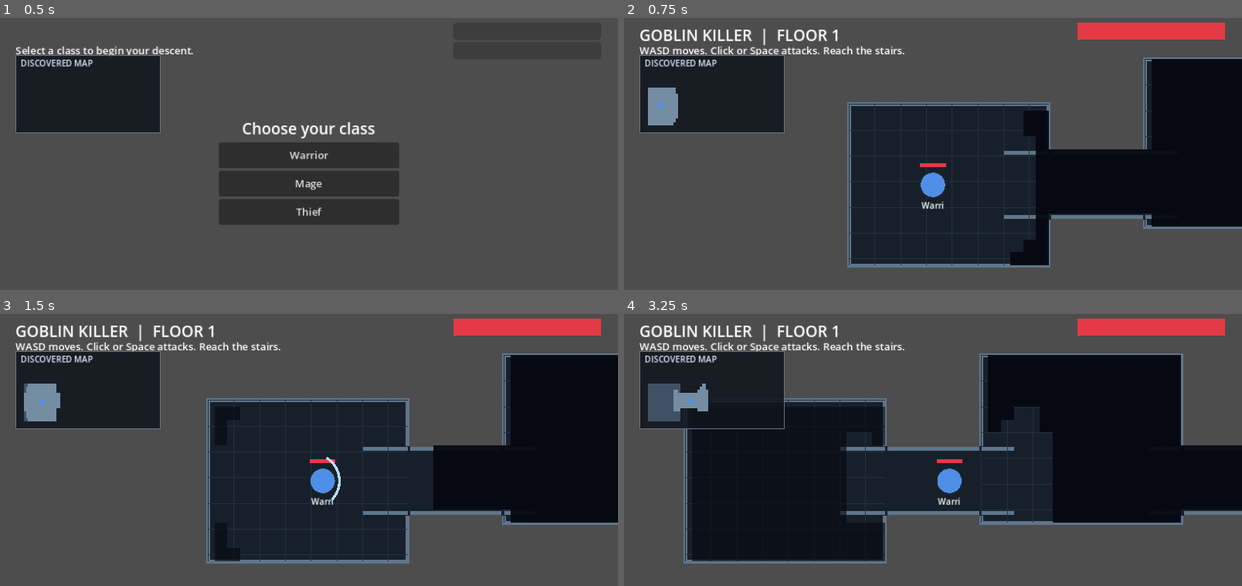
Above: before the commit, frames 1-4 (two rows, left to right).
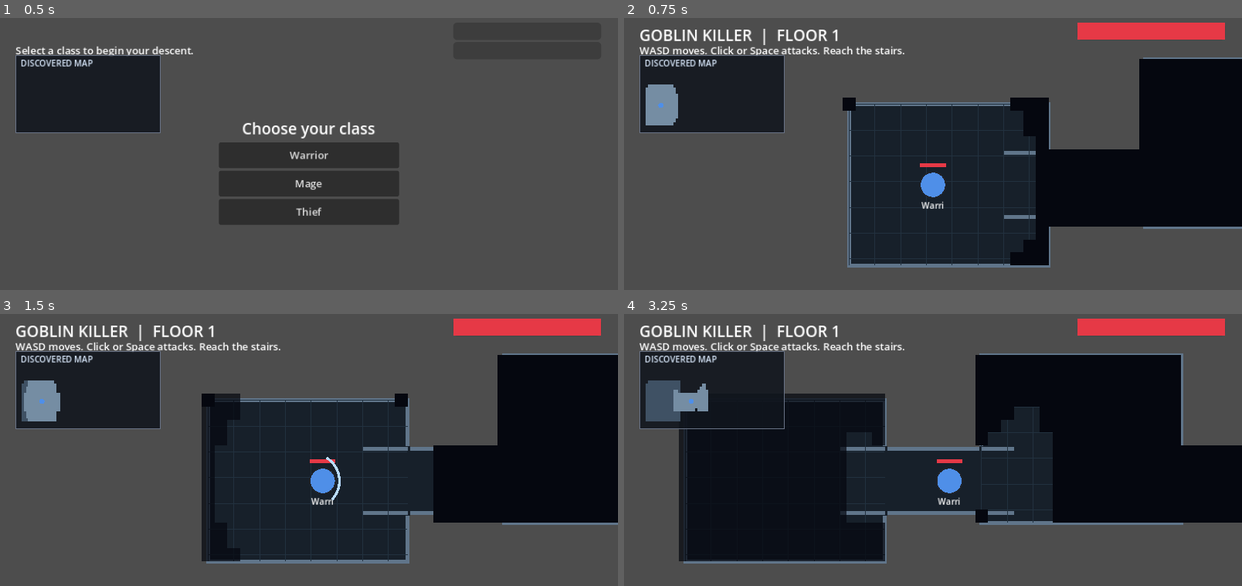
Above: after the commit, the same moments.

Repository: tedthehunter/GoblinKiller
Game: Godot game, scene res://Main.tscn
The game is run twice, just before and just after one commit, with the same random seed, the same clock (stepped at 60 frames per second) and the same inputs.
Inputs (mouse positions are in pixels of both pictures, inside the frame that each line leads up to):
- Up to frame 1 (0.5 s): no input
- Up to frame 2 (0.75 s): click "Warrior" at 0.5 s
- Up to frame 3 (1.5 s): tap Enter at 1.25 s; move the mouse to (444, 463) at 1.27 s; hold D from 1.28 s (still down); hold R from 1.28 s (still down); click (444, 463) at 1.42 s
- Up to frame 4 (3.25 s): tap Space at 1.52 s; release D at 2 s; release R at 2 s; drag from (809, 498) to (902, 550) at 2.02 s; move the mouse to (994, 403) at 2.77 s; hold D from 2.78 s (still down); hold R from 2.78 s (still down)

Frame 1 is identical in both runs. In frame 2, 2.0% of the frame differs, in the area x 3-86%, y 15-77%; in frame 3, 2.6%; in frame 4, 2.6%, in the area x 3-100%, y 15-91%.

Commit message:
Fix fog coverage at dungeon edges

Diff:
--- a/scripts/world/dungeon_level.gd
+++ b/scripts/world/dungeon_level.gd
@@ -10,6 +10,7 @@
 var entered_rooms := {}
 var exit_rect := Rect2()
 var player: Player
+var location_encounters: Array[Dictionary] = []
 
 func setup(number: int) -> void:
 	floor_number = number
@@ -21,6 +22,7 @@
 		]
 		corridors = [Rect2(290, 245, 270, 100), Rect2(770, 245, 250, 100)]
 		exit_rect = Rect2(1165, 245, 56, 100)
+		location_encounters = [{"id":"shrine", "position":Vector2(650, 190), "resource":"res://data/encounters/ancient_shrine.tres"}]
 	else:
 		rooms = [
 			{"id": "entry", "rect": Rect2(50, 150, 310, 260), "spawns": 3},
@@ -29,6 +31,7 @@
 		]
 		corridors = [Rect2(290, 240, 270, 90), Rect2(760, 240, 280, 90)]
 		exit_rect = Rect2(1095, 225, 80, 100)
+		location_encounters = [{"id":"echo", "position":Vector2(660, 155), "resource":"res://data/encounters/arcane_echo.tres"}]
 	queue_redraw()
 
 func set_player(value: Player) -> void:
@@ -61,10 +64,23 @@
 		for x in range(first_x, last_x):
 			for y in range(first_y, last_y):
 				var cell := Vector2i(x, y)
-				if is_walkable(Vector2(x * cell_size + cell_size * 0.5, y * cell_size + cell_size * 0.5), 1.0): cells[cell] = true
+				# Include every cell that touches a floor shape. Testing only a cell center
+				# leaves narrow room-edge and corner strips permanently outside the fog.
+				if area.intersects(get_cell_rect(cell, cell_size)): cells[cell] = true
 	var result: Array[Vector2i] = []
 	for cell in cells: result.append(cell)
 	return result
+
+func get_cell_rect(cell: Vector2i, cell_size: int) -> Rect2:
+	return Rect2(Vector2(cell.x * cell_size, cell.y * cell_size), Vector2.ONE * cell_size)
+
+func get_walkable_cell_sample(cell: Vector2i, cell_size: int) -> Vector2:
+	var cell_rect := get_cell_rect(cell, cell_size)
+	for area in get_walkable_areas():
+		var overlap := area.intersection(cell_rect)
+		if overlap.size.x > 0.0 and overlap.size.y > 0.0:
+			return overlap.get_center()
+	return cell_rect.get_center()
 
 func get_walkable_areas() -> Array[Rect2]:
 	var areas: Array[Rect2] = []
--- a/scripts/world/fog_of_war.gd
+++ b/scripts/world/fog_of_war.gd
@@ -15,9 +15,9 @@
 	if level == null or discovery == null: return
 	discovery.begin_visibility_frame()
 	for cell in level.get_walkable_cells(MapDiscovery.CELL_SIZE):
-		var center := discovery.cell_center(cell)
-		if player_position.distance_to(center) <= VISIBILITY_RADIUS and level.has_line_of_sight(player_position, center):
-			discovery.reveal(center)
+		var sample := level.get_walkable_cell_sample(cell, MapDiscovery.CELL_SIZE)
+		if player_position.distance_to(sample) <= VISIBILITY_RADIUS and level.has_line_of_sight(player_position, sample):
+			discovery.reveal(sample)
 	queue_redraw()
 
 func _draw() -> void:
@@ -25,5 +25,5 @@
 	for cell in level.get_walkable_cells(MapDiscovery.CELL_SIZE):
 		var center := discovery.cell_center(cell)
 		if discovery.is_visible(center): continue
-		var alpha := 0.62 if discovery.is_discovered(center) else 0.94
+		var alpha := 0.72 if discovery.is_discovered(center) else 1.0
 		draw_rect(Rect2(center - Vector2.ONE * MapDiscovery.CELL_SIZE * 0.5, Vector2.ONE * MapDiscovery.CELL_SIZE), Color(0.02, 0.03, 0.06, alpha), true)
